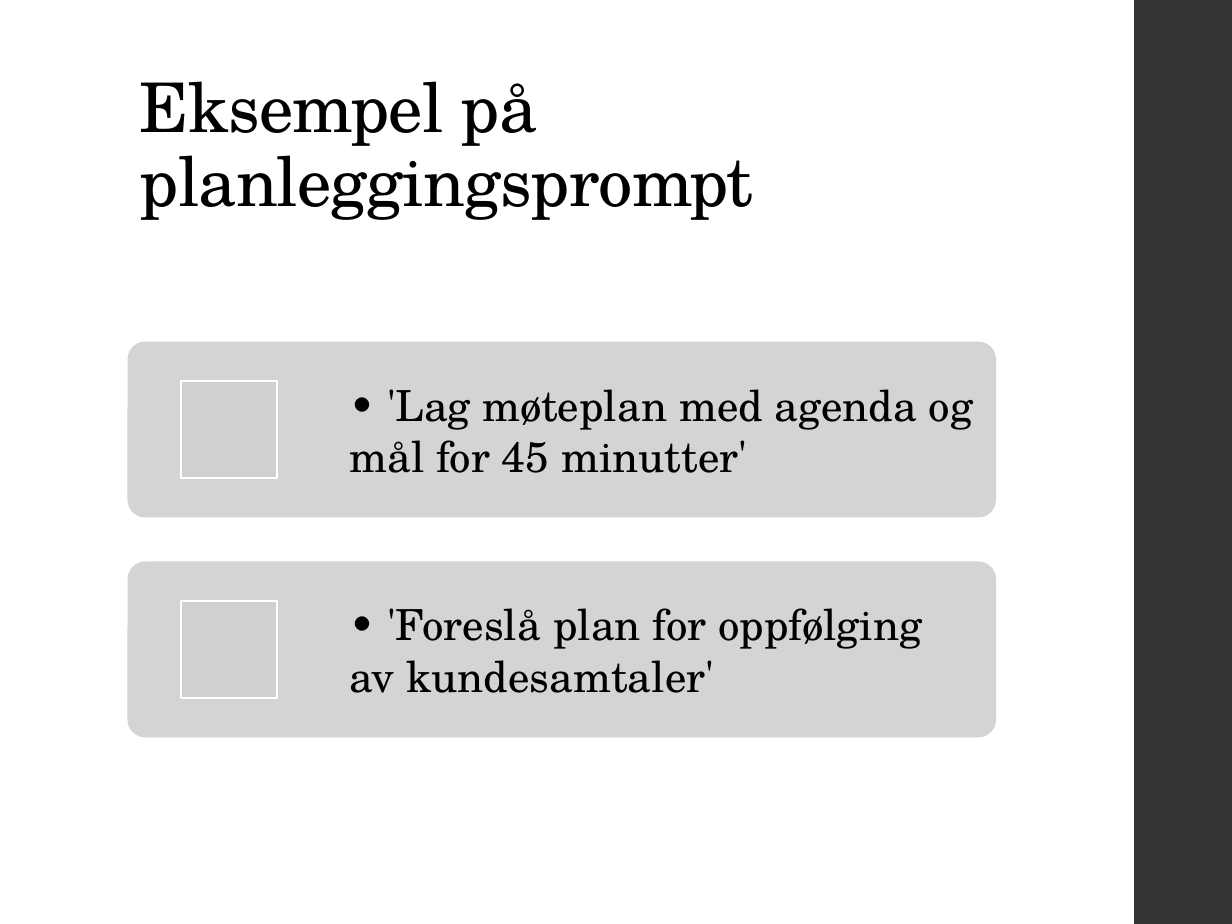
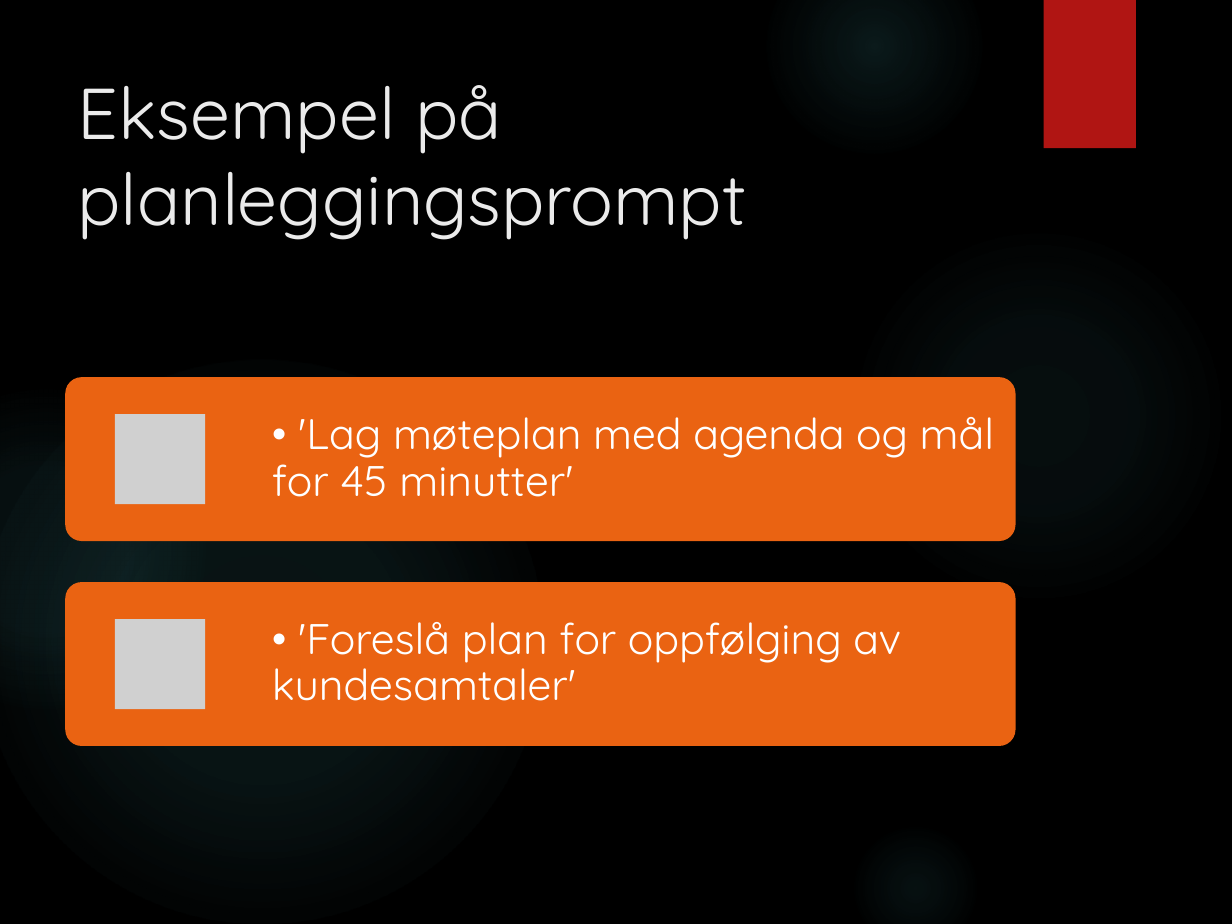
Before and after one commit to Cre8XF/cre8xf.dev, a slide deck: slide 5 of kurs/kurs-ai-jobb/modul3-planlegging-produktivitet/modul3-planlegging-produktivitet.pptx. Drawn at 1232x924 pixels with LibreOffice and Linux fonts; fonts in the diff are those of the drawing; grey boxes stand for pictures; background and template pictures are left out. Boxes give left, top, right and bottom in pixels: in the first picture for what was removed or moved away, otherwise in the second. Text is boxed around its words. In the diff, an @@ line names an element or a change of style, - is before the commit and + after.

```diff
--- a/kurs/kurs-ai-jobb/modul3-planlegging-produktivitet/modul3-planlegging-produktivitet.pptx
+++ b/kurs/kurs-ai-jobb/modul3-planlegging-produktivitet/modul3-planlegging-produktivitet.pptx
@@ background #FFFFFF to picture (left out) @@
@@ ellipse added at [766,0,982,154], fill gradient #50B9C1 @@
@@ rectangle added at [1044,0,1136,148], fill #B01513 @@
@@ rectangle removed at [1135,0,1232,924] @@
@@ title "Eksempel på planleggingsprompt": place and size @@
-title "Eksempel på planleggingsprompt" at [140,81,754,220]
+title "Eksempel på planleggingsprompt" at [78,85,747,240]
@@ title "Eksempel på planleggingsprompt" at [78,85,747,240]: size 40 to 42 pt, font TeX Gyre Schola to Quicksand, text colour #000000 to #EBEBEB, letter spacing -0.5 to 0 pt; line spacing 0.9 to 1; vertical alignment bottom to top @@
@@ ellipse added at [849,225,1228,605], fill gradient #50B9C1 @@
@@ ellipse added at [0,360,543,924], fill gradient #50B9C1 @@
@@ rounded rectangle at [65,377,1015,541]: fill #D5D5D6 to #EA6312 @@
@@ rounded rectangle: place and size @@
-rounded rectangle at [127,341,995,517]
+rounded rectangle at [65,377,1015,541]
@@ picture removed at [181,381,278,478] @@
@@ text "• 'Lag møteplan med agenda ..." at [272,417,994,497]: font TeX Gyre Schola to Quicksand, text colour #000000 to #FFFFFF; line spacing 1 to 0.9 @@
@@ text "• 'Lag møteplan med agenda ...": place and size @@
-text "• 'Lag møteplan med agenda ..." at [349,389,973,473]
+text "• 'Lag møteplan med agenda ..." at [272,417,994,497]
@@ ellipse added at [0,391,205,708], fill gradient #50B9C1 @@
@@ picture added at [115,414,205,504] @@
@@ rounded rectangle: place and size @@
-rounded rectangle at [127,562,995,738]
+rounded rectangle at [65,582,1015,745]
@@ rounded rectangle at [65,582,1015,745]: fill #D5D5D6 to #EA6312 @@
@@ text "• 'Foreslå plan for oppfølging ...": place and size @@
-text "• 'Foreslå plan for oppfølging ..." at [349,608,922,693]
+text "• 'Foreslå plan for oppfølging ..." at [272,622,901,701]
@@ text "• 'Foreslå plan for oppfølging ..." at [272,622,901,701]: font TeX Gyre Schola to Quicksand, text colour #000000 to #FFFFFF; line spacing 1 to 0.9 @@
@@ picture added at [115,618,205,708] @@
@@ picture removed at [181,601,278,699] @@
@@ ellipse added at [849,822,982,924], fill gradient #50B9C1 @@
```
Also in this commit, not shown: 7 other slides changed, 6 other files.
